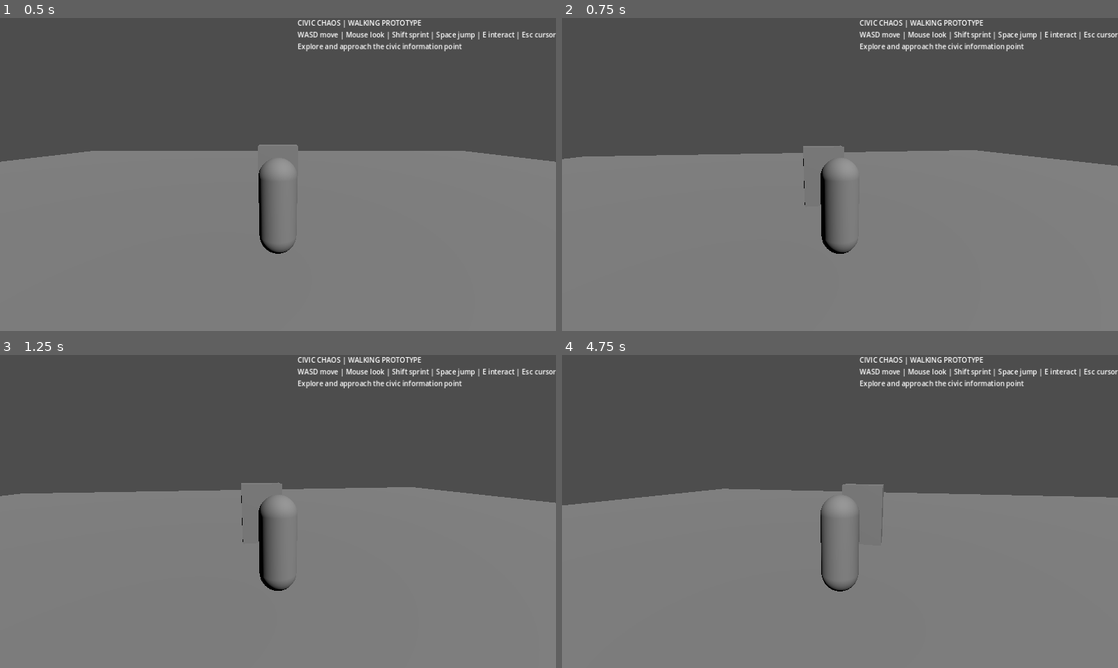
Above: before the commit, frames 1-4 (two rows, left to right).
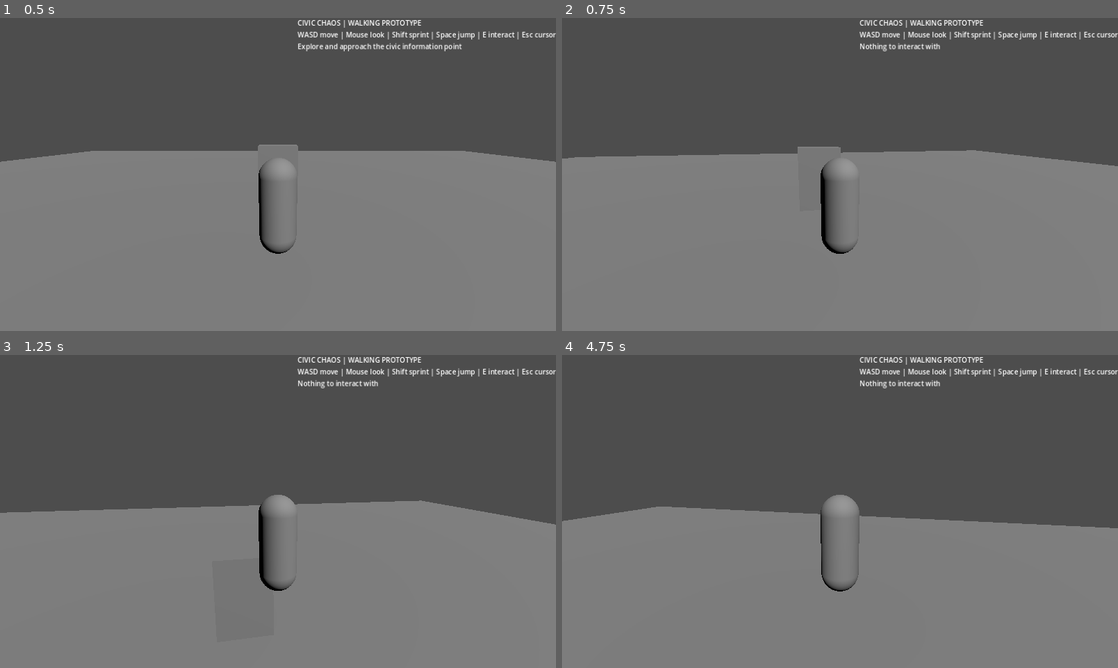
Above: after the commit, the same moments.

Repository: gauravprajapat-23/civic-chaos
Game: Godot game, scene res://scenes/core/main.tscn
The game is run twice, just before and just after one commit, with the same random seed, the same clock (stepped at 60 frames per second) and the same inputs.
Inputs (mouse positions are in pixels of both pictures, inside the frame that each line leads up to):
- Up to frame 1 (0.5 s): no input
- Up to frame 2 (0.75 s): tap Enter at 0.5 s; move the mouse to (867, 174) at 0.52 s; hold W (move_forward, bound only after the commit) from 0.53 s (still down); hold E (interact, bound only after the commit) from 0.53 s (still down)
- Up to frame 3 (1.25 s): keep holding W (move_forward, bound only after the commit); keep holding E (interact, bound only after the commit); tap Space (jump, bound only after the commit) at 0.77, 1.07 s; tap Shift (sprint, bound only after the commit) at 0.8 s
- Up to frame 4 (4.75 s): keep holding W (move_forward, bound only after the commit); move the mouse to (812, 511) at 1.27 s; release E (interact, bound only after the commit) at 1.28 s; tap Shift (sprint, bound only after the commit) at 1.35, 3.05 s; tap Space (jump, bound only after the commit) at 1.52, 1.55, 1.82, 2.1, 3.02, 3.32, 3.77, 3.8, 4.07, 4.52 s; move the mouse to (851, 505) at 2.02 s; hold E (interact, bound only after the commit) 2.03-2.78 s; move the mouse to (834, 517) at 2.77 s; tap E (interact, bound only after the commit) at 2.85, 4.35 s; move the mouse to (878, 514) at 3.52 s; hold Shift (sprint, bound only after the commit) 3.53-4.28 s; move the mouse to (795, 508) at 4.27 s

Frame 1 is identical in both runs. In frame 2, 0.5% of the frame differs, in the area x 0-100%, y 8-74%; in frame 3, 5.6%; in frame 4, 7.3%, in the area x 0-100%, y 8-61%.

Commit message:
feat(cc-004): configure keyboard actions before player startup

Diff:
--- a/scripts/core/main.gd
+++ b/scripts/core/main.gd
@@ -1,8 +1,28 @@
 extends Node3D
-## Walking prototype entry point.
+## Walking prototype entry point; input actions installed before player _ready.
 
 @onready var status_label: Label = $CanvasLayer/HUD/VBoxContainer/Status
 @onready var player: CivicPlayerController = $PlayerRoot
+
+func _enter_tree() -> void:
+    _bind_key("move_forward", KEY_W)
+    _bind_key("move_back", KEY_S)
+    _bind_key("move_left", KEY_A)
+    _bind_key("move_right", KEY_D)
+    _bind_key("sprint", KEY_SHIFT)
+    _bind_key("jump", KEY_SPACE)
+    _bind_key("interact", KEY_E)
+    for action in ["look_left", "look_right", "look_up", "look_down"]:
+        if not InputMap.has_action(action):
+            InputMap.add_action(action)
+
+func _bind_key(action: StringName, keycode: Key) -> void:
+    if not InputMap.has_action(action):
+        InputMap.add_action(action)
+    var event := InputEventKey.new()
+    event.physical_keycode = keycode
+    if not InputMap.action_has_event(action, event):
+        InputMap.action_add_event(action, event)
 
 func _ready() -> void:
     player.interaction_message.connect(_on_interaction_message)
